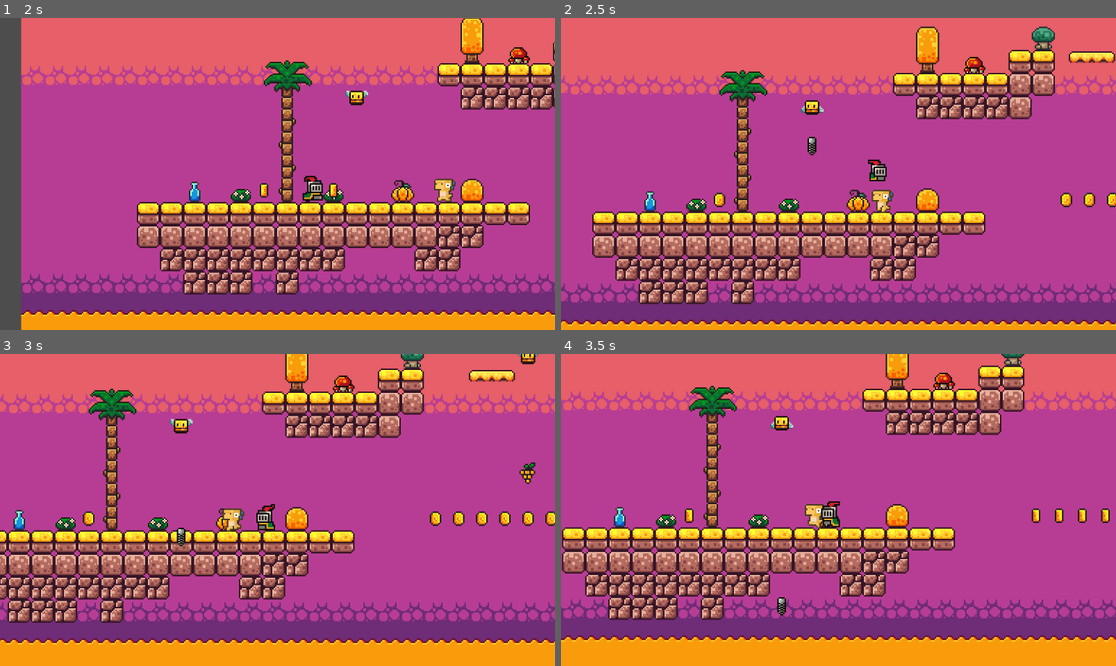
Above: before the commit, frames 1-4 (two rows, left to right).
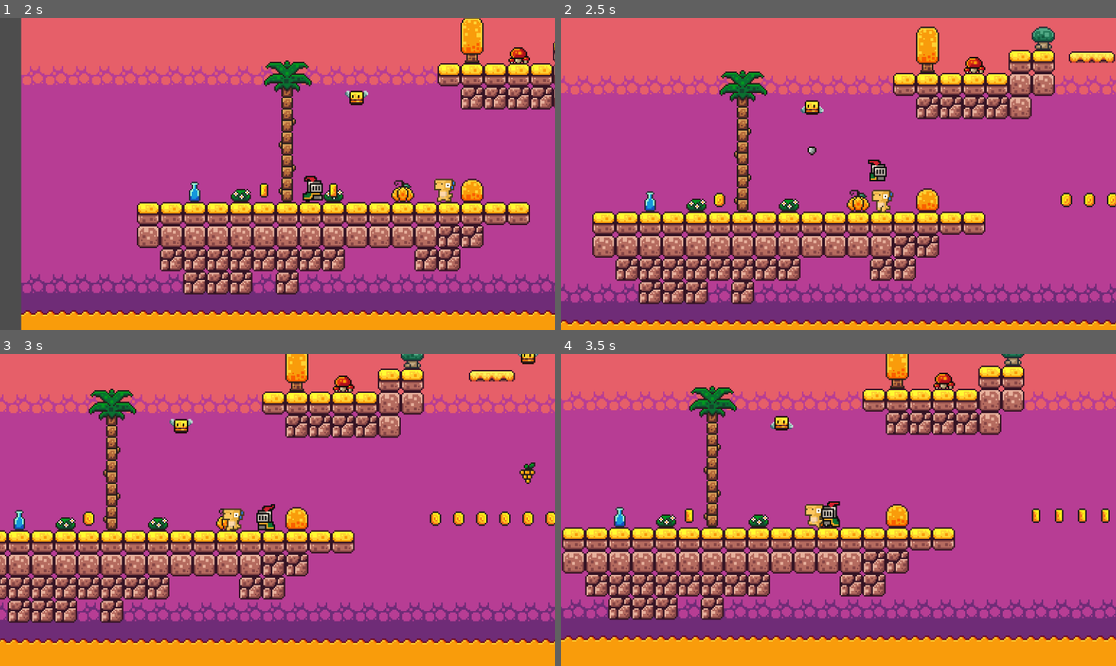
Above: after the commit, the same moments.

Repository: Yncy0/Platformer-2D
Game: Godot game, scene res://scene/gui/menu/starting_menu.tscn
Same seed, same stepped clock (60 frames per second), same inputs: the game is played once before the commit and once after it.
Inputs:
- Up to frame 1 (2 s): click "Start" at 0.5 s; hold D (move_right) from 1.28 s (still down); tap Space (jump) at 1.52 s
- Up to frame 2 (2.5 s): keep holding D (move_right); tap Space (jump) at 2.27 s
- Up to frame 3 (3 s): release D (move_right) at 2.78 s; hold A (move_left) from 2.78 s (still down)
- Up to frame 4 (3.5 s): keep holding A (move_left)

Frame 1 is identical in both runs. In frame 2, less than 0.1% of the frame differs, in the area x 44-47%, y 38-44%; in frame 3, less than 0.1%, in the area x 31-34%, y 55-62%; in frame 4, less than 0.1%.

Commit message:
fix: collision mask layering

Diff:
--- a/scene/characters/enemy/da_bee.tscn
+++ b/scene/characters/enemy/da_bee.tscn
@@ -85,5 +85,9 @@
 
 [node name="ProjectileSpawn" type="Node2D" parent="." index="6"]
 
+[node name="ShootTimer" type="Timer" parent="." index="7"]
+
+[connection signal="timeout" from="ShootTimer" to="." method="_on_shoot_timer_timeout"]
+
 [editable path="Hurtbox"]
 [editable path="Hitbox"]
--- a/scene/characters/player/_player.tscn
+++ b/scene/characters/player/_player.tscn
@@ -380,7 +380,7 @@
 size = Vector2(11, 3)
 
 [sub_resource type="RectangleShape2D" id="RectangleShape2D_bk1d1"]
-size = Vector2(10, 16)
+size = Vector2(10, 19)
 
 [node name="Player" type="CharacterBody2D"]
 z_index = 5
@@ -473,7 +473,7 @@
 collision_mask = 5
 
 [node name="CollisionShape2D" parent="Hurtbox" index="0"]
-position = Vector2(0, 2)
+position = Vector2(0, 0.5)
 shape = SubResource("RectangleShape2D_bk1d1")
 debug_color = Color(3.70607e-06, 0.643004, 0.307854, 0.42)
 
--- a/scene/items/fireball.tscn
+++ b/scene/items/fireball.tscn
@@ -37,7 +37,7 @@
 
 [node name="Hitbox" parent="." index="3"]
 collision_layer = 2
-collision_mask = 4
+collision_mask = 5
 damage = 5.0
 
 [node name="CollisionShape2D" parent="Hitbox" index="0"]
--- a/scene/items/stinger.tscn
+++ b/scene/items/stinger.tscn
@@ -25,11 +25,14 @@
 
 [node name="Hitbox" parent="." index="3"]
 collision_layer = 4
-collision_mask = 2
+collision_mask = 3
 damage = 1.0
 
 [node name="CollisionShape2D" parent="Hitbox" index="0"]
 shape = SubResource("RectangleShape2D_drn2x")
 debug_color = Color(0.978617, 0, 0.394741, 0.42)
 
+[connection signal="timeout" from="Timer" to="." method="_on_timer_timeout"]
+[connection signal="body_entered" from="Hitbox" to="." method="_on_hitbox_body_entered"]
+
 [editable path="Hitbox"]
--- a/scene/levels/tileset01.tres
+++ b/scene/levels/tileset01.tres
@@ -502,6 +502,7 @@
 
 [resource]
 physics_layer_0/collision_layer = 1
+physics_layer_0/collision_mask = 17
 sources/0 = SubResource("TileSetAtlasSource_xl4bb")
 sources/1 = SubResource("TileSetAtlasSource_fjtay")
 sources/2 = SubResource("TileSetScenesCollectionSource_vv4xq")
--- a/script/characters/enemy/airborne_enemy/da_bee.gd
+++ b/script/characters/enemy/airborne_enemy/da_bee.gd
@@ -10,9 +10,10 @@
 @onready var animated_sprite_2d: AnimatedSprite2D = $AnimatedSprite2D
 @onready var ray_cast_2d: RayCast2D = $RayCast2D
 @onready var projectile_spawn: Node2D = $ProjectileSpawn
+@onready var shoot_timer: Timer = $ShootTimer
 
-# Get the gravity from the project settings to be synced with RigidBody nodes.
-#var gravity: int = ProjectSettings.get_setting("physics/2d/default_gravity")
+
+var shoot_available: bool = true
 
 
 func _ready() -> void:
@@ -22,8 +23,10 @@
 func _physics_process(_delta: float) -> void:
 	if ray_cast_2d.is_colliding():
 		var r = ray_cast_2d.get_collider()
-		if r is Player:
+		if r is Player and shoot_available:
 			spawn_projectile()
+			shoot_available = false
+			shoot_timer.start(1.0)
 
 	move_and_slide()
 
@@ -32,3 +35,7 @@
 	var s = projectile.instantiate()
 	projectile_spawn.add_child(s)
 	s.transform = projectile_spawn.global_transform
+
+
+func _on_shoot_timer_timeout() -> void:
+	shoot_available = true
